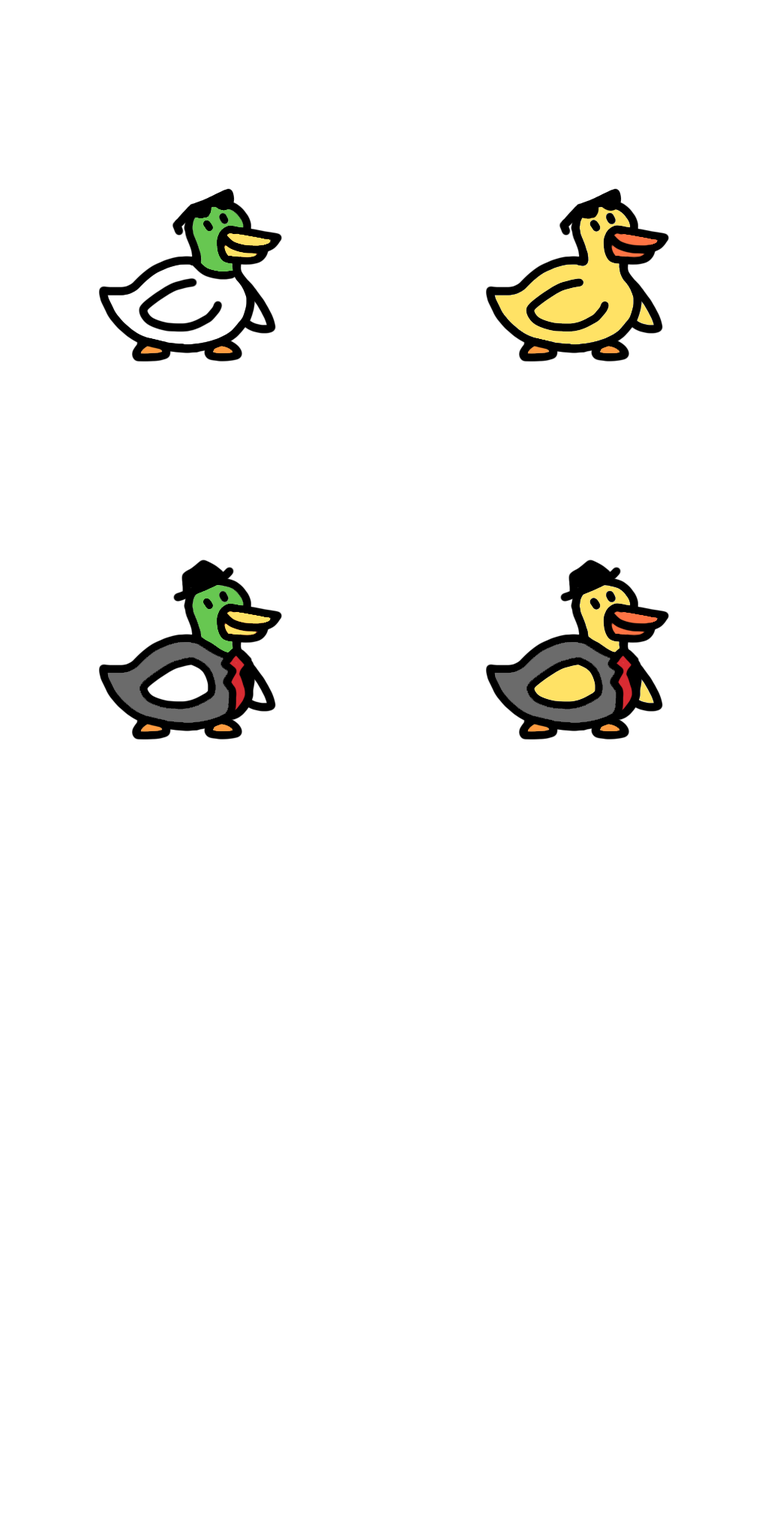
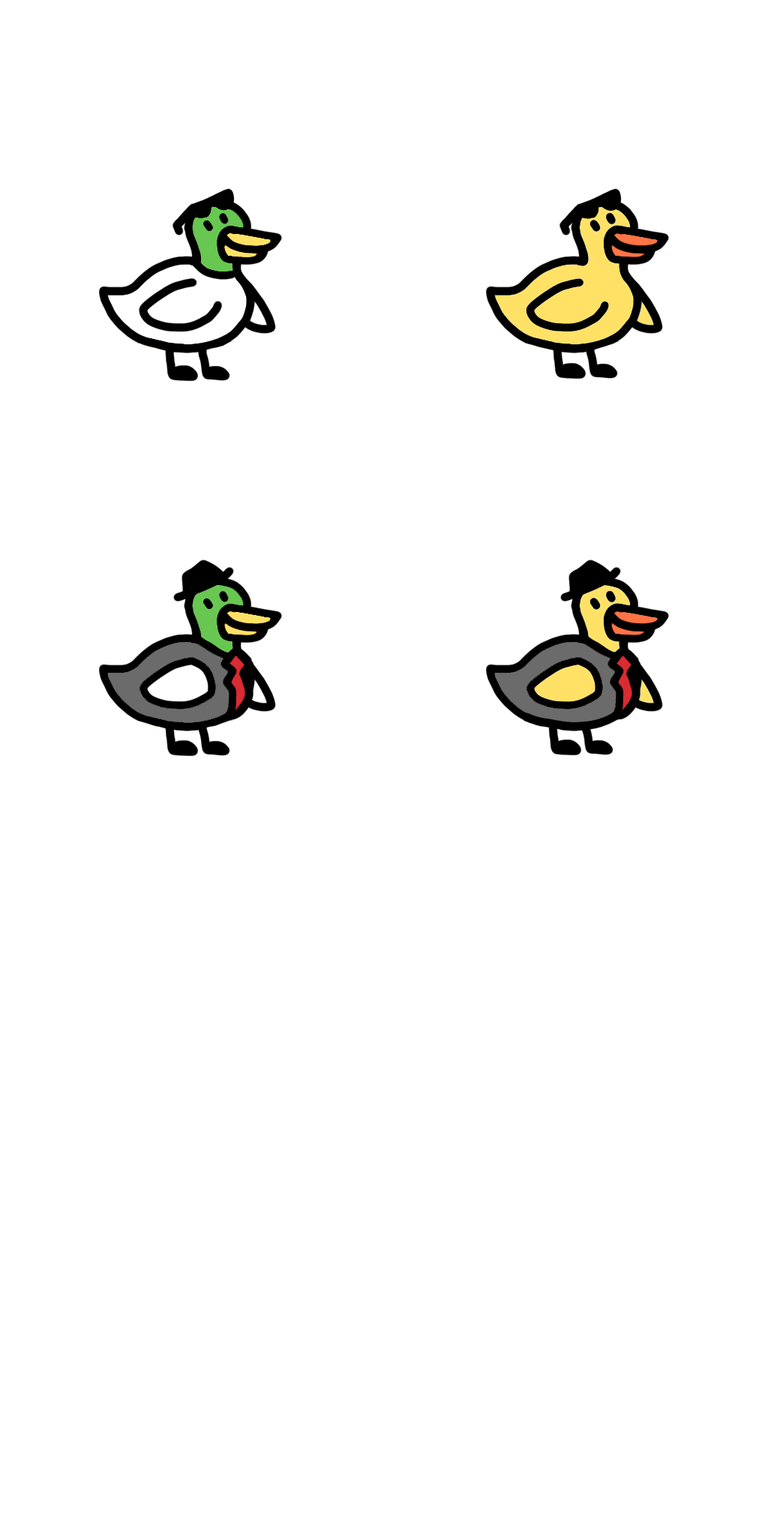
Layer changes from the first 768×1536 image to the second:
painted on "Calque 7" over [518, 710, 630, 756]
painted on "Calque 6" over [518, 340, 630, 380]
painted on "Calque 5" over [131, 719, 243, 757]
painted on "Calque 4" over [131, 339, 243, 382]
